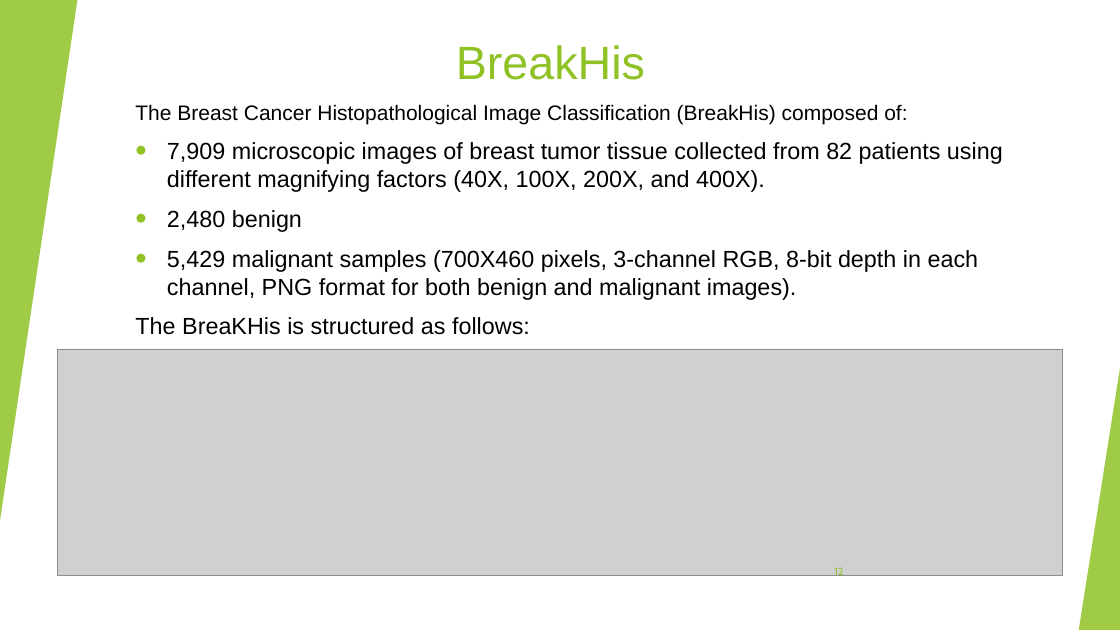
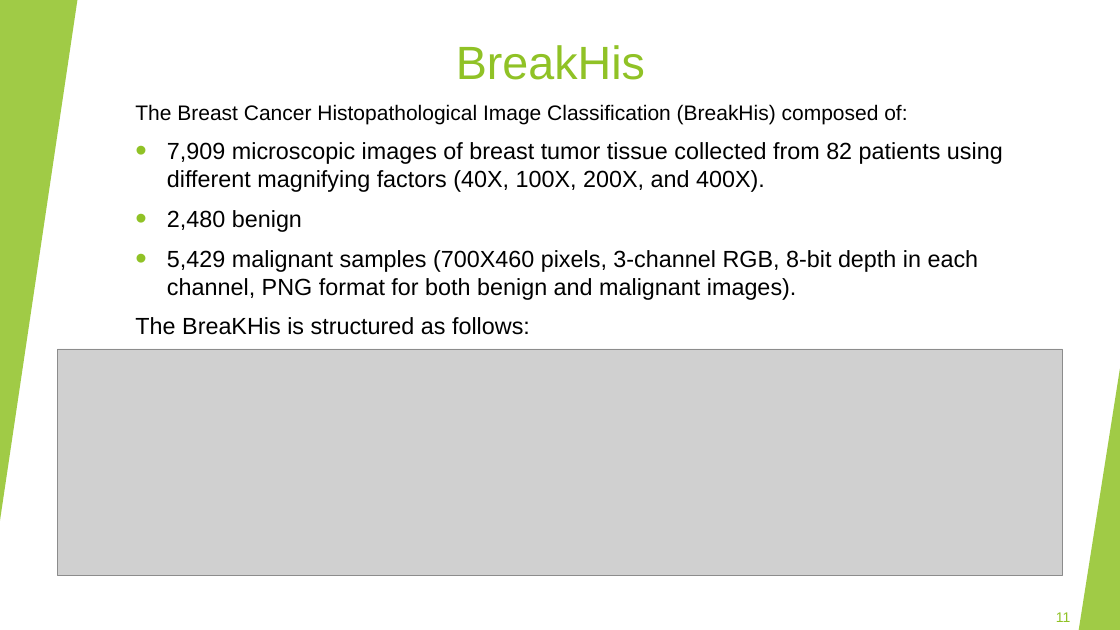
Before and after one commit to Shenhav26/Final_project, a slide deck: slide 11 of capstone project phase A.pptx (slide 12 before the commit). Drawn at 1120x630 pixels with LibreOffice and Linux fonts; fonts in the diff are those of the drawing; grey boxes stand for pictures. Boxes give left, top, right and bottom in pixels: in the first picture for what was removed or moved away, otherwise in the second. Text is boxed around its words. In the diff, an @@ line names an element or a change of style, - is before the commit and + after.

```diff
--- a/capstone project phase A.pptx
+++ b/capstone project phase A.pptx
@@ page number removed at (834,567,843,579) @@
-12
@@ page number added at (1056,612,1070,622), 12 pt, text #90C226 @@
+11
```
Also in this commit, not shown: 17 other slides changed, 1 slide removed.
